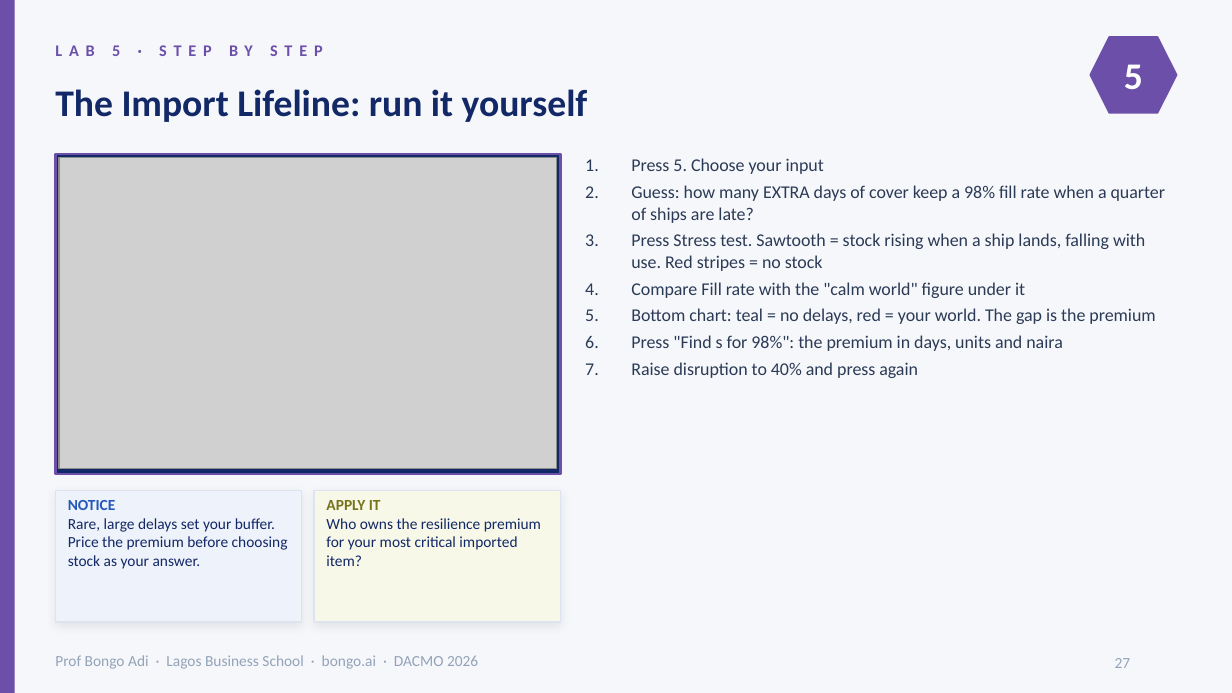
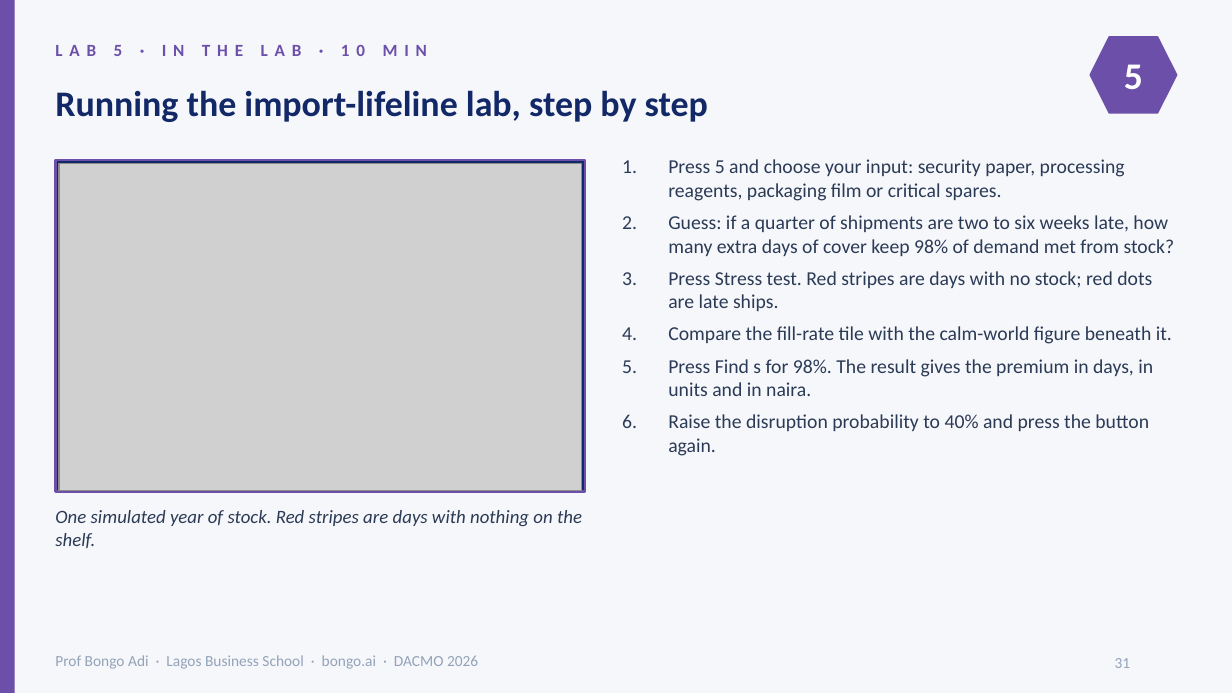
Before and after one commit to adibongo/dacmo-operations-analytics, a slide deck: slide 31 of downloads/DACMO-Participant-Slides.pptx (slide 27 before the commit). Drawn at 1232x693 pixels with LibreOffice and Linux fonts; fonts in the diff are those of the drawing; grey boxes stand for pictures; background and template pictures are left out. Boxes give left, top, right and bottom in pixels: in the first picture for what was removed or moved away, otherwise in the second. Text is boxed around its words. In the diff, an @@ line names an element or a change of style, - is before the commit and + after.

```diff
--- a/downloads/DACMO-Participant-Slides.pptx
+++ b/downloads/DACMO-Participant-Slides.pptx
@@ text at box(55, 45, 427, 56): text changed; size 9.5 to 10 pt @@
-LAB 5 · STEP BY STEP
+LAB 5 · IN THE LAB · 10 MIN
@@ text at box(55, 90, 708, 122): text changed; size 22 to 21 pt @@
-The Import Lifeline: run it yourself
+Running the import-lifeline lab, step by step
@@ rectangle: place and size @@
-rectangle at box(55, 154, 561, 474)
+rectangle at box(55, 160, 585, 492)
@@ picture: place and size @@
-picture at box(59, 158, 557, 468)
+picture at box(59, 164, 582, 490)
@@ text at box(668, 159, 1175, 456): text changed; size 10.5 to 11.5 pt @@
-1. Press 5. Choose your input
-2. Guess: how many EXTRA days of cover keep a 98% fill rate when a quarter of ships are late?
-3. Press Stress test. Sawtooth = stock rising when a ship lands, falling with use. Red stripes = no stock
-4. Compare Fill rate with the "calm world" figure under it
-5. Bottom chart: teal = no delays, red = your world. The gap is the premium
-6. Press "Find s for 98%": the premium in days, units and naira
-7. Raise disruption to 40% and press again
+1. Press 5 and choose your input: security paper, processing reagents, packaging film or critical spares.
+2. Guess: if a quarter of shipments are two to six weeks late, how many extra days of cover keep 98% of demand met from stock?
+3. Press Stress test. Red stripes are days with no stock; red dots are late ships.
+4. Compare the fill-rate tile with the calm-world figure beneath it.
+5. Press Find s for 98%. The result gives the premium in days, in units and in naira.
+6. Raise the disruption probability to 40% and press the button again.
@@ rectangle removed at box(55, 490, 302, 622) @@
@@ text removed at box(68, 500, 288, 569) @@
-NOTICE
-Rare, large delays set your buffer. Price the premium before choosing stock as your answer.
@@ rectangle removed at box(314, 490, 561, 622) @@
@@ text removed at box(326, 500, 541, 566) @@
-APPLY IT
-Who owns the resilience premium for your most critical imported item?
@@ text added at box(55, 510, 582, 548), 11 pt, text #2B3A55, italic @@
+One simulated year of stock. Red stripes are days with nothing on the shelf.
@@ page number at box(1115, 658, 1131, 668): text changed @@
-27
+31
```
Also in this commit, not shown: 13 other slides changed, 19 slides added, 14 slides removed, 5 other files.
